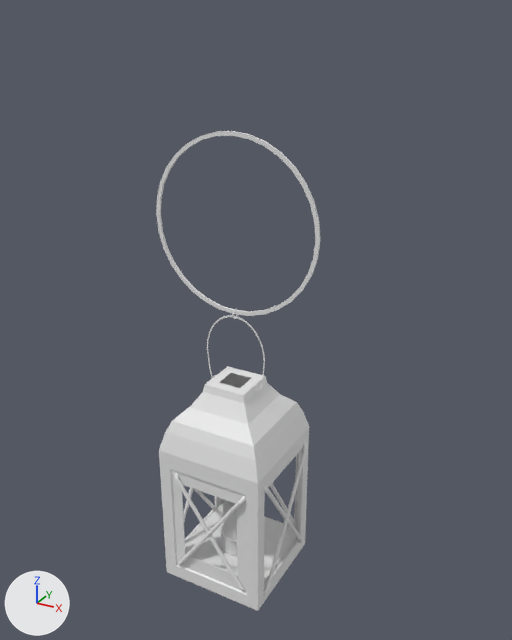
The FBX model Project Casanova/Assets/Chloe's Stuff/Mesh/Props/WallLantern.fbx: old version first, new version second.
Camera for both pictures: a camera (50 mm lens) standing at (-7.318, -11.694, 1.475) and looking at (-7.664, -11.064, 1.16). The lights are fixed; the arrows at lower left show +X, +Y and +Z. Materials are left out; every surface is plain grey. Where no turn or scale is listed for an object, it has been applied to the vertices.
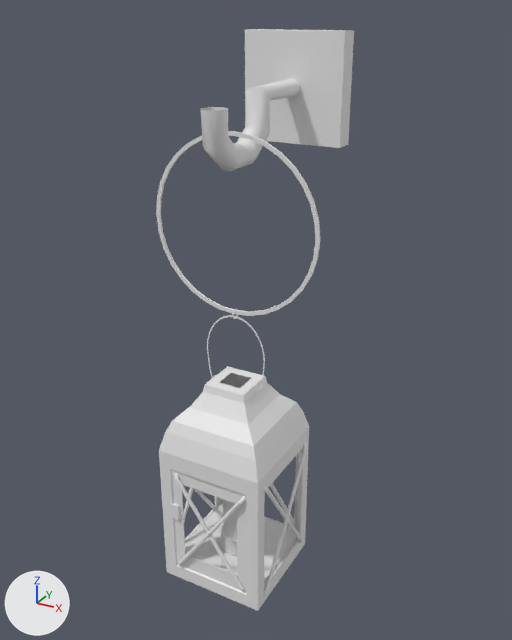
The newer file is also turned or shifted as a whole; pictures and numbers use the older file's frame.

Changed parts and their boxes (x1, y1, x2, y2) in the pictures (512 x 640 px):
'Cylinder.114', reshaped (21% wider, 21% taller)
    before: (156, 131, 320, 611)
    after: (156, 29, 354, 611)
part 1 of me_cylinder_076, added
    after: (245, 29, 354, 148)
part 2 of me_cylinder_076, added
    after: (170, 503, 180, 520)
part 3 of me_cylinder_076, added
    after: (200, 79, 300, 172)

Edits to the bpy script that builds the scene:
```text
Change me_cylinder_076:
    used by ob_cylinder_114; location = (-7.691, -11.109, 1.103)
    remove me_cylinder_076.from_pydata(...)  # 1408 vertices, 1285 faces; spans x -0.067..0.119, y -0.066..0.067, z -0.242..0.267
    add me_cylinder_076.from_pydata(...)  # 1521 vertices, 1375 faces; spans x -0.067..0.119, y -0.066..0.152, z -0.242..0.352
    me_cylinder_076 part 1: a new loose piece, a box spanning x -0.033..0.082, y 0.128..0.152, z 0.237..0.352
    me_cylinder_076 part 2: a new loose piece, a box spanning x -0.0248..-0.0138, y -0.0632..-0.0598, z -0.1559..-0.1368
    me_cylinder_076 part 3: a new loose piece of 77 vertices spanning x 0.012..0.037, y -0.042..0.13, z 0.231..0.304
```
